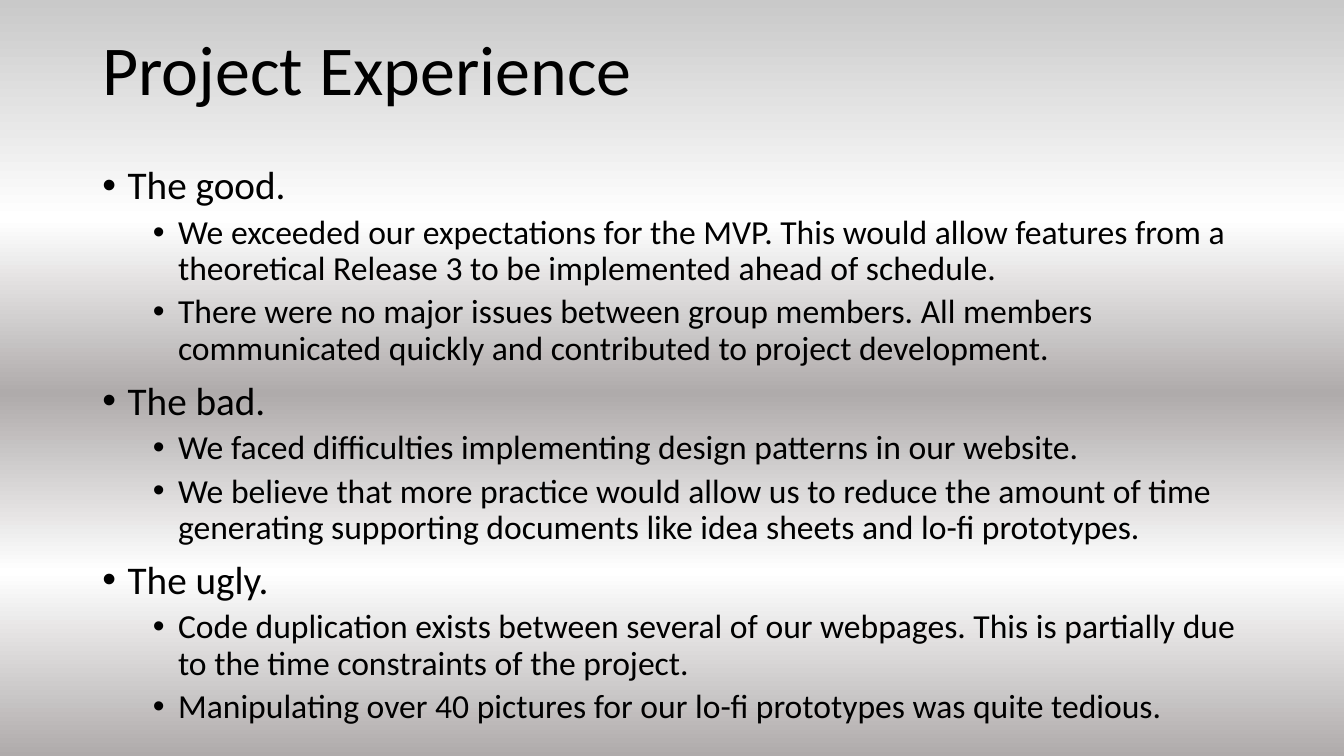
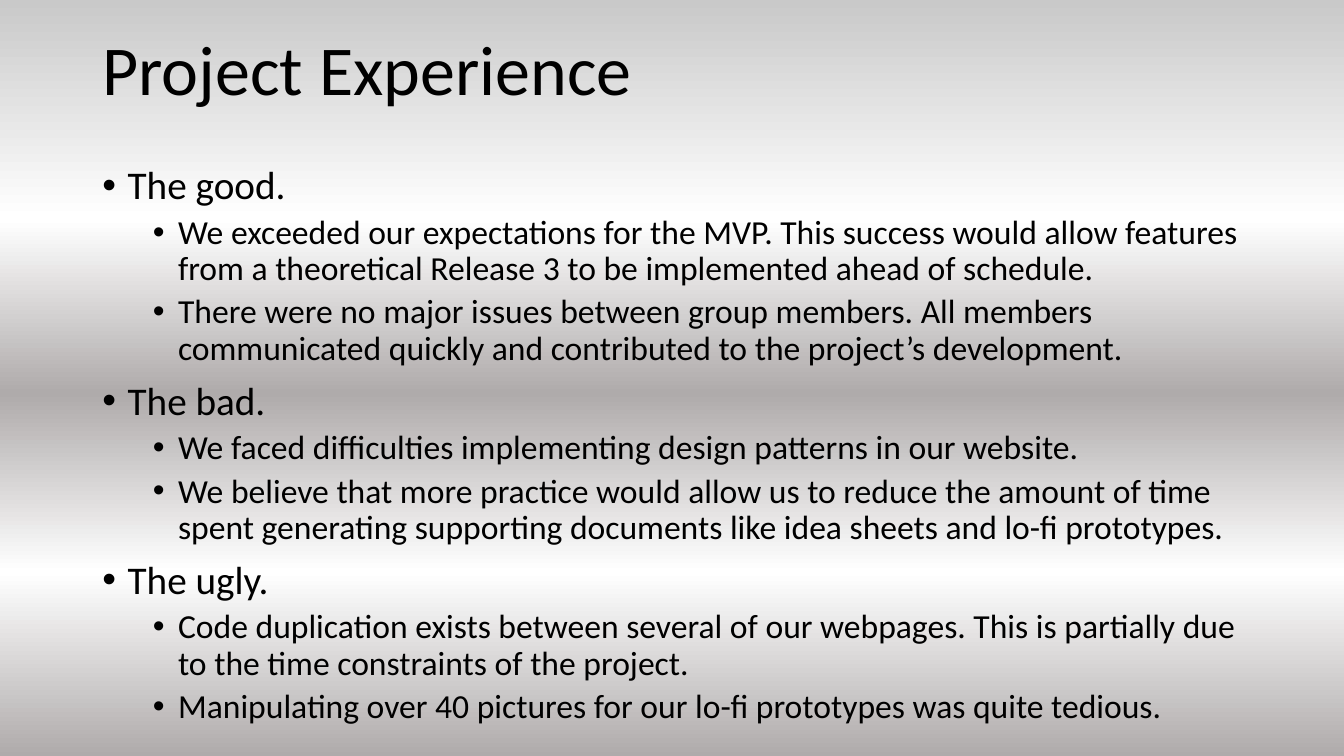
Before and after one commit to TristanHeisler/Team-Dancing-To-Zebras, a slide deck: slide 23 of Milestone 6/Milestone 6.pptx. Drawn at 1344x756 pixels with LibreOffice and Linux fonts; fonts in the diff are those of the drawing. Boxes give left, top, right and bottom in pixels: in the first picture for what was removed or moved away, otherwise in the second. Text is boxed around its words. In the diff, an @@ line names an element or a change of style, - is before the commit and + after.

```diff
--- a/Milestone 6/Milestone 6.pptx
+++ b/Milestone 6/Milestone 6.pptx
@@ text at <box>178,220,1237,366</box>: text changed @@
-  • We exceeded our expectations for the MVP. This would allow features from a theoretical Release 3 to be implemented ahead of schedule.
-  • There were no major issues between group members. All members communicated quickly and contributed to project development.
+  • We exceeded our expectations for the MVP. This success would allow features from a theoretical Release 3 to be implemented ahead of schedule.
+  • There were no major issues between group members. All members communicated quickly and contributed to the project’s development.
@@ text at <box>178,479,1223,545</box>: text changed @@
-  • We believe that more practice would allow us to reduce the amount of time generating supporting documents like idea sheets and lo-fi prototypes.
+  • We believe that more practice would allow us to reduce the amount of time spent generating supporting documents like idea sheets and lo-fi prototypes.
```
Also in this commit, not shown: 1 other slide changed.
